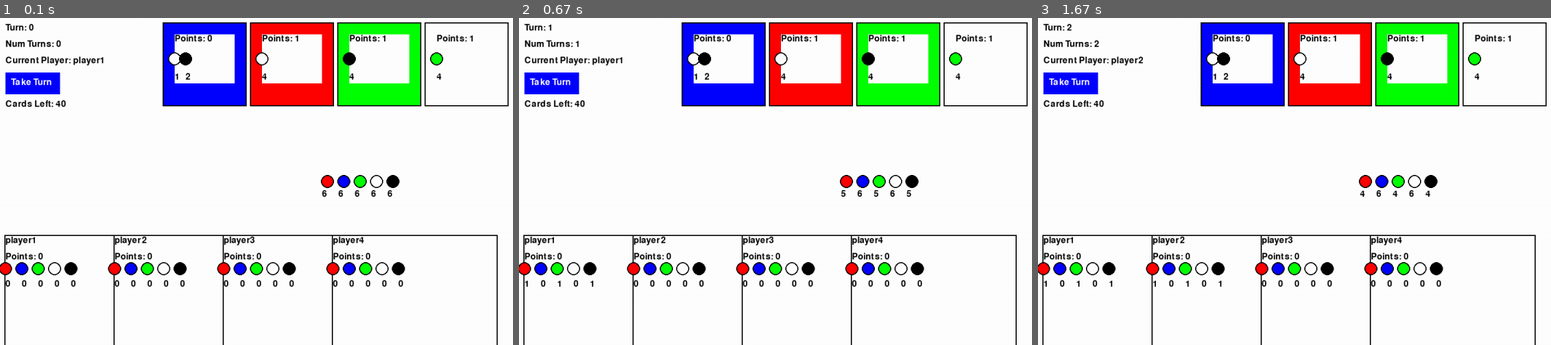
Above: before the commit, frames 1-3 (left to right).
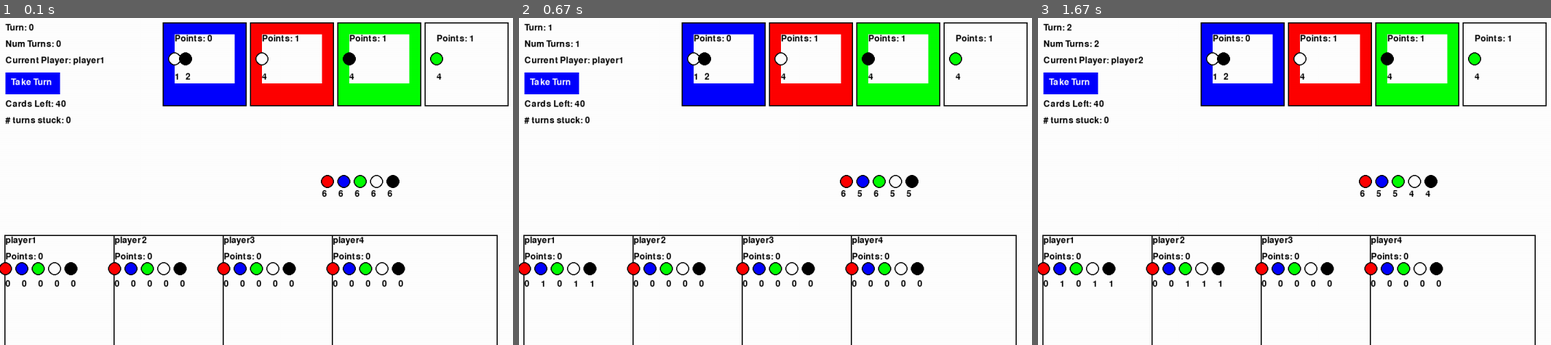
Above: after the commit, the same moments.

Repository: pmargani/Splendor
Game: pygame game, started from SplendorPyGame.py
Two runs of this game, one before a commit and one after it. Both use one fixed random seed, a clock stepped at 60 frames per second and the inputs below.
Inputs:
- Up to frame 1 (0.1 s): no input
- Up to frame 2 (0.67 s): click "Take Turn" at 0.38 s
- Up to frame 3 (1.67 s): click "Take Turn" at 0.72 s

The runs differ from the first frame. In frame 1, 0.2% of the frame differs, in the area x 0-14%, y 30-33%; in frame 2, 0.2%; in frame 3, 0.3%, in the area x 0-74%, y 30-83%.

Commit message:
improved take_turn_cheapest_card

Diff:
--- a/Experiment.py
+++ b/Experiment.py
@@ -3,16 +3,18 @@
 import matplotlib.pyplot as plt
 
 from Splendor import Game
+from Splendor import RANDOM_STRATEGY, CHEAPEST_STRATEGY
 
 class Experiment:
-    def __init__(self, game_class, num_games):
+    def __init__(self, name, game_class, num_games):
+        self.name = name
         self.game_class = game_class
         self.num_games = num_games
         self.results = []
 
     def run(self):
         for igame in range(self.num_games):
-            game = self.game_class(max_turns=100, winning_points=1)
+            game = self.game_class(max_turns=100, winning_points=1, strategy=RANDOM_STRATEGY)
             game.play_game(interactive=False)
             # input(f"finished game {igame}")
             self.results.append(copy.copy(game))
@@ -24,7 +26,7 @@
     def analyze_results(self):
         num_turns = [game.num_turns for game in self.results]
         plt.hist(num_turns, bins=range(min(num_turns), max(num_turns) + 1), edgecolor='black')
-        plt.title('Histogram of Number of Turns Played')
+        plt.title(f"{self.name}: Number of Turns Played")
         plt.xlabel('Number of Turns')
         plt.ylabel('Frequency')
         plt.show()
@@ -34,15 +36,22 @@
         state_counts = {state: final_states.count(state) for state in unique_states}
 
         plt.bar(state_counts.keys(), state_counts.values(), edgecolor='black')
-        plt.title('Histogram of Final States')
+        plt.title(f"{self.name}: Final States")
         plt.xlabel('Final State')
         plt.ylabel('Frequency')
         plt.xticks(rotation=45)
         plt.show()
 
+class Experiment2(Experiment):
+    def run(self):
+        for igame in range(self.num_games):
+            game = self.game_class(max_turns=100, winning_points=1, strategy=CHEAPEST_STRATEGY)
+            game.play_game(interactive=False)
+            print(f"Finished game {igame}")
+            self.results.append(copy.copy(game))
 
 def main():
-    experiment = Experiment(Game, 1000)  # Replace GameClass with the actual game class name
+    experiment = Experiment("Experiment", Game, 1000)  # Replace GameClass with the actual game class name
     experiment.run()
     print(experiment.get_results())
     experiment.analyze_results()
--- a/Splendor.py
+++ b/Splendor.py
@@ -26,6 +26,23 @@
 
     def get_cost_total_coins(self):
         return sum(amount for amount in self.cost.values())
+
+    def get_cost_total_num_colors(self):
+        return len([amount for amount in self.cost.values() if amount > 0])
+
+    def get_weighted_cost(self):
+        """
+        The ease of buying a card is not just the total coins it costs.
+        It is also how that cost is distributed.  Since a player can only take
+        a certain number of coins for each turn, that makes it harder to buy
+        cards that don't have a wide cost distribution.
+        In other words, it's easier to buy card A whose cost is 4, 1 per color, then
+        card B whose cost is 3, all just one color!
+        So how to represent this in just one number?
+        card A: 4 cost / 4 colors = 1
+        card B: 3 cost / 1 color = 3
+        """
+        return self.get_cost_total_coins() / self.get_cost_total_num_colors()
 
     def __repr__(self) -> str:
         return f"Card(points={self.points}, color={self.color}, level={self.level}, cost={self.get_filtered_cost()}, owner={self.owner})"
@@ -141,12 +158,14 @@
         num_players=4,
         max_turns=None,
         winning_points=15,
-        shuffle=True
+        shuffle=True,
+        strategy=None
         ):
 
         self.num_players = num_players
         self.winning_points = winning_points
         self.shuffle = shuffle
+        self.strategy = strategy
 
         self.cards = [[],[],[]]
 
@@ -156,6 +175,7 @@
         self.num_turns = 0
         self.current_player = None
         self.final_state = None
+        self.num_stuck_turns = 0
 
         self.max_turns = max_turns
 
@@ -175,7 +195,7 @@
 
         # Create players based on self.num_players
         for i in range(self.num_players):
-            player = Player(name=f"player{i + 1}")
+            player = Player(name=f"player{i + 1}", strategy=self.strategy)
             self.add_player(player)
         self.current_player = self.players[0]
 
@@ -255,6 +275,7 @@
         return self.num_coins_available() > 0
 
     def take_coins_for_card(self, current_player, card):
+        print(f"take_coins_for_card {card}")
         took_coin = None
         took_colors = []
         for coinTake in range(self.max_coins_per_turn):
@@ -333,27 +354,37 @@
         return False
 
     def buy_cheapest_card(self, current_player):
+        """
+        Allows the current player to buy the cheapest available card from the visible cards.
+        Args:
+            current_player (Player): The player who is attempting to buy a card.
+        Returns:
+            cheapest_card: what card did they want to buy?
+            bool: True if a card was successfully bought, False otherwise.
+        The method finds the cheapest card that the current player can buy from the visible cards.
+        If a card is bought, it is added to the player's collection, removed from the visible cards,
+        and the corresponding coins are deducted from the player's coins and returned to the bank.
+        """
+
+        # well first just buy any card that can be afforded
+        for card in self.cards[0][:self.num_cards_visible]:
+            if current_player.can_afford_card(card):
+                self.buy_card(current_player, card)
+                return card, True
+
         cheapest_card = None
-        bought_card = False
+        # what's the cheapest card?
         for card in self.cards[0][:self.num_cards_visible]:
-            # if self.can_buy_card(current_player, card):
-            if 1:
-                if cheapest_card is None or card.get_cost_total_coins() < cheapest_card.get_cost_total_coins():
-                    cheapest_card = card
-
-        if cheapest_card:
-            current_player.add_card(cheapest_card)
-            self.cards[0].remove(cheapest_card)
-            for color, amount in cheapest_card.cost.items():
-                for _ in range(amount):
-                    for coin in current_player.coins:
-                        if coin.color == color:
-                            current_player.coins.remove(coin)
-                            self.coins[color].append(coin)
-                            break
+            print(f"checking card {card} w/ weighted cost {card.get_weighted_cost()}")
+            if cheapest_card is None or card.get_weighted_cost() < cheapest_card.get_weighted_cost():
+                cheapest_card = card
+
+        if cheapest_card and current_player.can_afford_card(cheapest_card):
+            self.buy_card(current_player, cheapest_card)
             print(f"{current_player.name} buys {cheapest_card}")
-            return True
-        return False
+            return cheapest_card, True
+
+        return cheapest_card, False
 
     def buy_most_expensive_card(self, current_player):
         # TBF: this does not buy most expensive card yet, just buys
@@ -488,10 +519,35 @@
         self.current_player = current_player
         print(f"{current_player.name}'s turn")
 
+        took_turn = False
         if current_player.strategy == RANDOM_STRATEGY:
-            self.take_turn_random_strategy(current_player)
+            took_turn = self.take_turn_random_strategy(current_player)
+        elif current_player.strategy == CHEAPEST_STRATEGY:
+            took_turn = self.take_turn_cheapest_strategy(current_player)
         else:
             raise "Only one supported strategy currently"
+        if not took_turn:
+            self.num_stuck_turns += 1
+        else:
+            self.num_stuck_turns = 0
+
+    def take_turn_cheapest_strategy(self, current_player):
+        """
+        Executes a turn for the given player using the cheapest card strategy.
+
+        The player will first attempt to buy the cheapest available card. If no card is bought,
+        the player will then take coins needed for the cheapest card.
+
+        Args:
+            current_player (Player): The player whose turn it is to take an action.
+
+        Returns:
+            None
+        """
+        cheapest_card, bought_card = self.buy_cheapest_card(current_player)
+        if not bought_card and cheapest_card:
+            return self.take_coins_for_card(current_player, cheapest_card)
+        return bought_card
 
     def take_turn_random_strategy(self, current_player):
         """
@@ -509,7 +565,8 @@
 
         bought_card = self.buy_random_card(current_player)
         if not bought_card:
-            self.take_random_coins(current_player)
+            return self.take_random_coins(current_player)
+        return bought_card
 
     def play_game(self, interactive=True):
         """
@@ -563,10 +620,15 @@
                 print(f"{player.name} wins the game!")
                 self.final_state = "winning_points"
                 return True
-        if self.num_coins_available() == 0:
-            print("No coins left on the board.")
-            self.final_state = "no_coins"
+        # if self.num_coins_available() == 0:
+            # print("No coins left on the board.")
+            # self.final_state = "no_coins"
+            # return True
+        if self.num_stuck_turns == self.num_players:
+            print("every player is stuck")
+            self.final_state = "players_stuck"
             return True
+
         return False
 
     def can_buy_card(self, player: Player, card: Card):
--- a/SplendorPyGame.py
+++ b/SplendorPyGame.py
@@ -1,7 +1,7 @@
 import pygame
 import sys
 
-from Splendor import Game, Coin
+from Splendor import Game, RANDOM_STRATEGY, CHEAPEST_STRATEGY
 
 # Constants
 SCREEN_WIDTH = 1200
@@ -115,7 +115,7 @@
     draw_text(f"Cards: {player.get_cards_dict()}", x, y + 90)
 
 def playSplendorPyGame():
-    game = Game(num_players=4, max_turns=None, winning_points=1)
+    game = Game(num_players=4, max_turns=None, winning_points=1, strategy=CHEAPEST_STRATEGY)
 
     print(f"Players: {game.players}")
     initPyGame()
@@ -142,13 +142,14 @@
 
         # Draw number of cards left
         draw_text(f"Cards Left: {sum(len(cards) for cards in game.cards)}", 10, 150)
+        draw_text(f"# turns stuck: {game.num_stuck_turns}", 10, 180)
 
         # Check if the game is over
         if game.is_game_over():
-            draw_text("Game Over", 10, 180)
+            draw_text(game.final_state, 10, 210)
             winner = game.get_winner()
-            if winner:
-                draw_text(f"Winner: {winner.name}", 10, 210)
+            if winner and game.final_state == "winning_points":
+                draw_text(f"Winner: {winner.name}", 10, 240)
 
         # Draw players at the bottom in a horizontal line
         for i, player in enumerate(game.players):
@@ -173,7 +174,7 @@
             if button_rect.collidepoint(event.pos) and can_take_turn and not game_over:
                 game.take_turn()
                 game.next_turn()
-                game.describe()
+                # game.describe()
                 can_take_turn = False
                 if not game.validate_game_state():
                     print("Game state is invalid.")
--- a/tests.py
+++ b/tests.py
@@ -281,6 +281,19 @@
         card2 = Card(points=2, color="blue", level=2, owner=None)
         self.assertNotEqual(self.card, card2)
 
+    def test_get_cost_total_num_colors(self):
+        cost = COLORS_DICT.copy()
+        cost["red"] = 2
+        cost["green"] = 3
+        self.card.cost = cost
+        self.assertEqual(self.card.get_cost_total_num_colors(), 2)
+
+    def test_get_weighted_cost(self):
+        cost = COLORS_DICT.copy()
+        cost["red"] = 2
+        cost["green"] = 3
+        self.card.cost = cost
+        self.assertEqual(self.card.get_weighted_cost(), (2 + 3)/2.0)
 
 if __name__ == "__main__":
     unittest.main()
